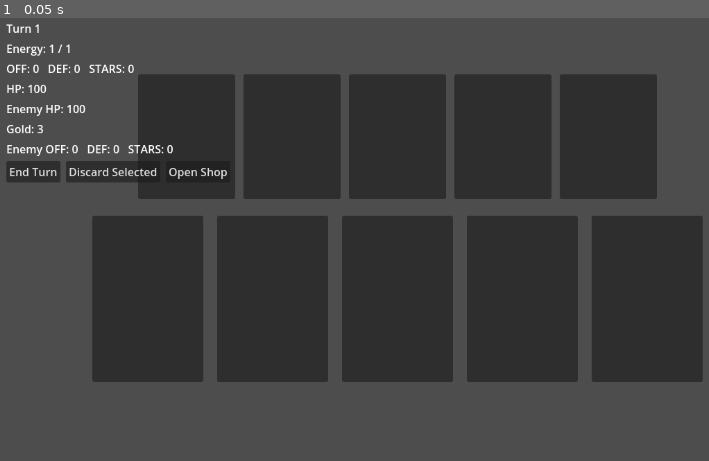
Above: before the commit, frame 1.
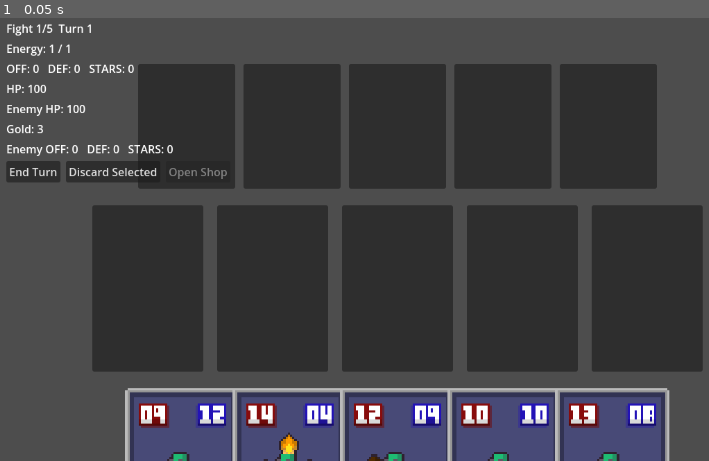
Above: after the commit, the same moment.

Repository: pewdsdamew-tech/goblin-card-game1
Game: Godot game, scene res://scenes/Game.tscn
Same seed, same stepped clock (60 frames per second), same inputs: the game is played once before the commit and once after it.
Inputs:
- Up to frame 1 (0.05 s): no input

The runs differ from the first frame. In frame 1, 19% of the frame differs, in the area x 0-100%, y 1-100%.
Error before the commit: Parse Error: Identifier "can_reroll" not declared in the current scope. (res://scripts/Game.gd:892)

Commit message:
Fix shop reroll typing and deck list label

Diff:
--- a/scripts/Game.gd
+++ b/scripts/Game.gd
@@ -677,12 +677,12 @@
 	for card_data in player_draw_pile:
 		if not (card_data is Dictionary):
 			continue
-		var name := str(card_data.get("name", "Card"))
+		var card_name := str(card_data.get("name", "Card"))
 		var stars := int(card_data.get("stars", 1))
 		var atk := int(card_data.get("atk", card_data.get("off", 0)))
 		var hp := int(card_data.get("hp_max", card_data.get("def", 0)))
 		var entry := Label.new()
-		entry.text = "⭐%d  %s  ATK %d / HP %d" % [stars, name, atk, hp]
+		entry.text = "⭐%d  %s  ATK %d / HP %d" % [stars, card_name, atk, hp]
 		shop_deck_list.add_child(entry)
 
 
@@ -888,9 +888,9 @@
 	if shop_lock_button:
 		shop_lock_button.text = "Unlock Shop" if shop_locked else "Lock Shop"
 	if shop_reroll_button:
-		var can_reroll := gold >= 1
-	shop_reroll_button.disabled = not can_reroll
-	shop_reroll_button.text = "Reroll (-1 gold)"
+		var can_reroll: bool = gold >= 1
+		shop_reroll_button.disabled = not can_reroll
+		shop_reroll_button.text = "Reroll (-1 gold)"
 
 
 func _on_sell_from_shop_pressed() -> void:
